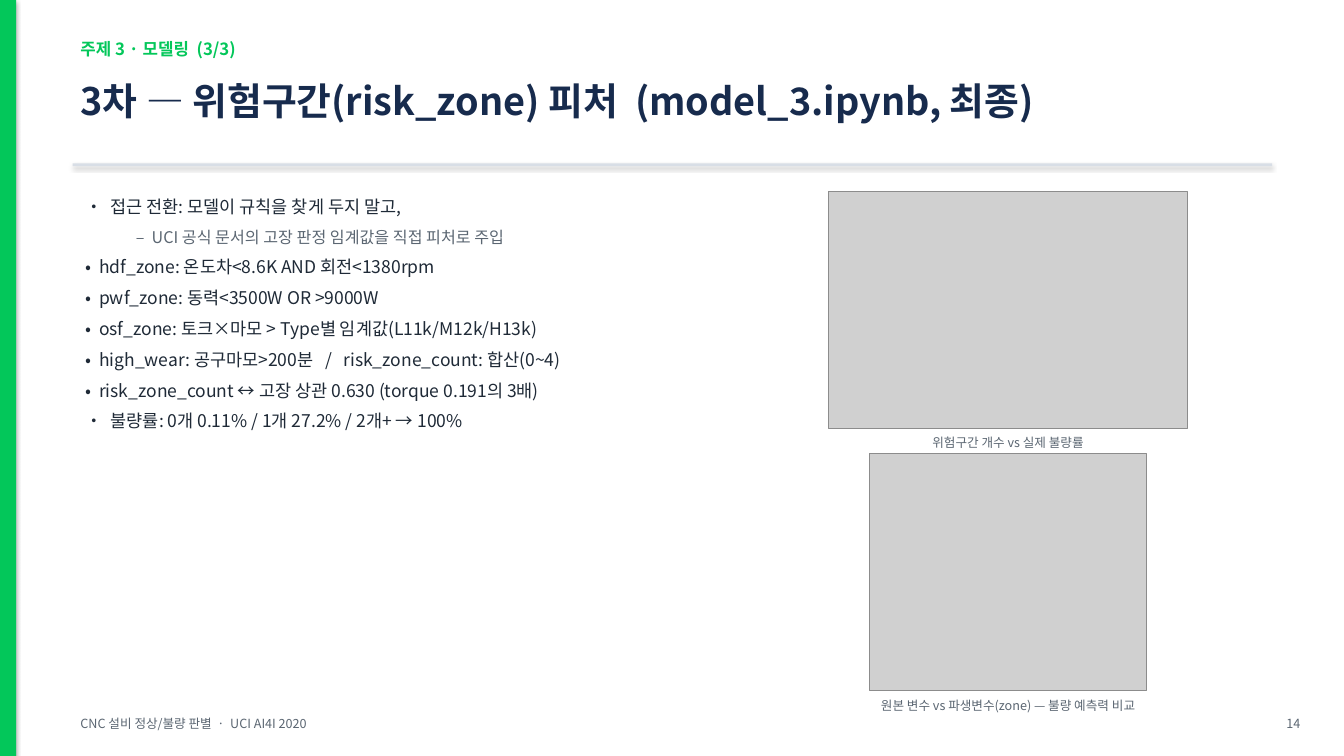
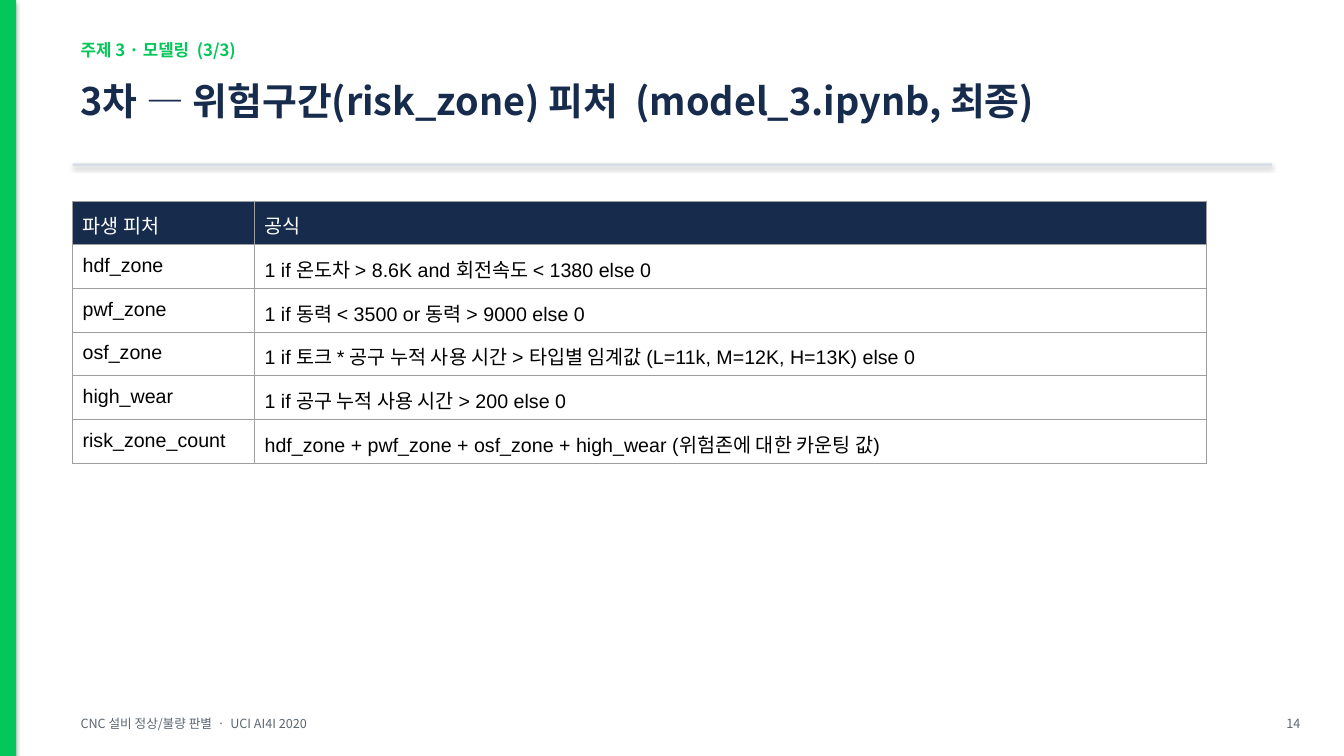
Before and after one commit to hmy7788/python_data_analyze, a slide deck: slide 14 of 발표자료_CNC설비_정상불량판별.pptx (slide 13 before the commit). Drawn at 1344x756 pixels with LibreOffice and Linux fonts; fonts in the diff are those of the drawing; grey boxes stand for pictures. Boxes give left, top, right and bottom in pixels: in the first picture for what was removed or moved away, otherwise in the second. Text is boxed around its words. In the diff, an @@ line names an element or a change of style, - is before the commit and + after.

```diff
--- a/발표자료_CNC설비_정상불량판별.pptx
+++ b/발표자료_CNC설비_정상불량판별.pptx
@@ table added at <box>73,201,1207,531</box>, 6 rows, 2 columns @@
+파생 피처 | 공식
+hdf_zone | 1 if 온도차 > 8.6K and 회전속도 < 1380 else 0
+pwf_zone | 1 if 동력 < 3500 or 동력 > 9000 else 0
+osf_zone | 1 if 토크 * 공구 누적 사용 시간 > 타입별 임계값 (L=11k, M=12K, H=13K) else 0
+high_wear | 1 if 공구 누적 사용 시간 > 200 else 0
+risk_zone_count | hdf_zone + pwf_zone + osf_zone + high_wear (위험존에 대한 카운팅 값)
@@ text removed at <box>99,198,561,429</box> @@
-• 접근 전환: 모델이 규칙을 찾게 두지 말고,
-  – UCI 공식 문서의 고장 판정 임계값을 직접 피처로 주입
-• hdf_zone: 온도차<8.6K AND 회전<1380rpm
-• pwf_zone: 동력<3500W OR >9000W
-• osf_zone: 토크×마모 > Type별 임계값(L11k/M12k/H13k)
-• high_wear: 공구마모>200분 / risk_zone_count: 합산(0~4)
-• risk_zone_count ↔ 고장 상관 0.630 (torque 0.191의 3배)
-• 불량률: 0개 0.11% / 1개 27.2% / 2개+ → 100%
@@ picture removed at <box>829,192,1188,429</box> @@
@@ text removed at <box>932,436,1084,448</box> @@
-위험구간 개수 vs 실제 불량률
@@ picture removed at <box>869,454,1146,691</box> @@
@@ text removed at <box>881,699,1135,712</box> @@
-원본 변수 vs 파생변수(zone) — 불량 예측력 비교
```
Also in this commit, not shown: 16 other slides changed, 5 slides added, 1 slide removed, 3 other files.
